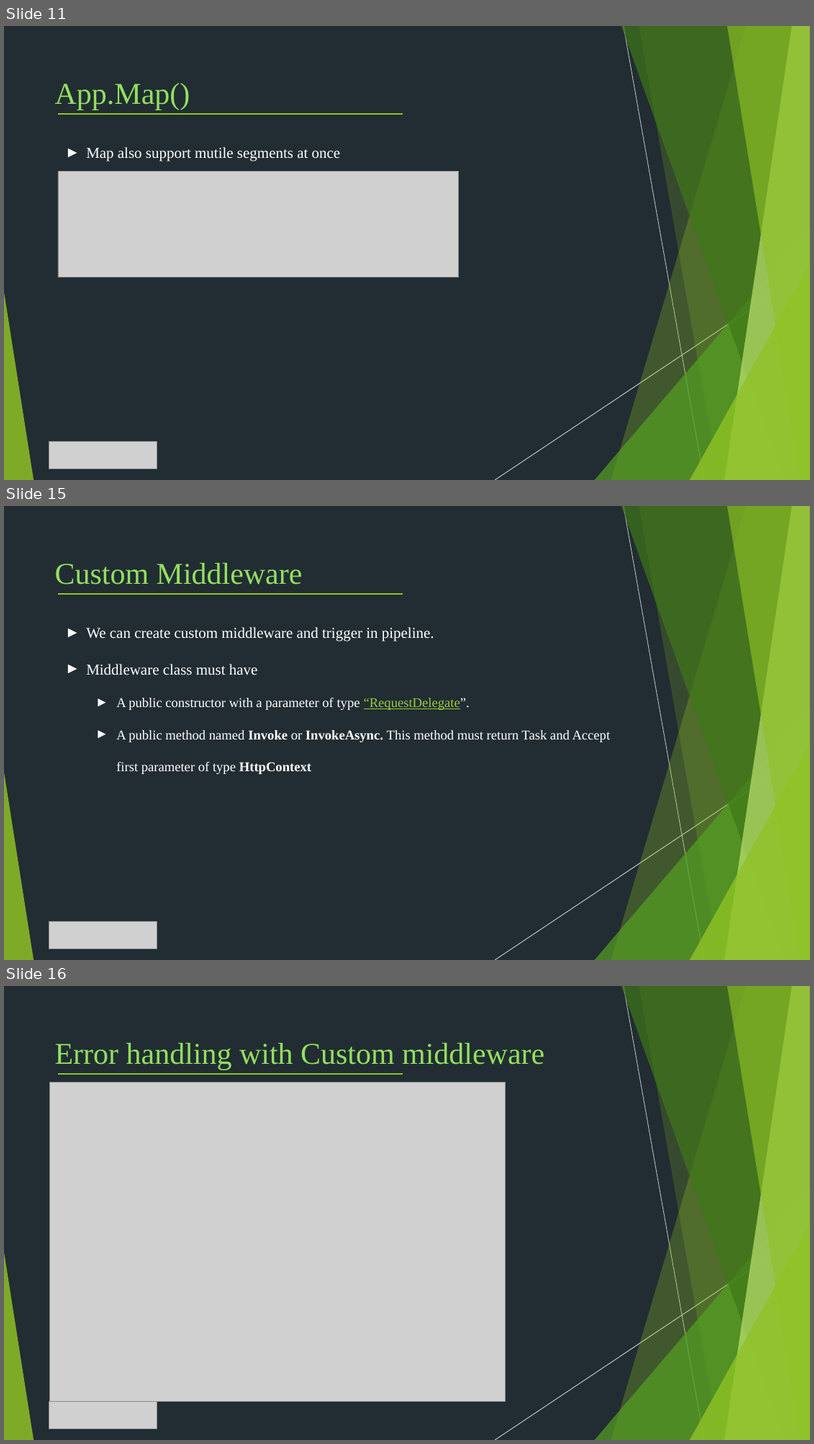
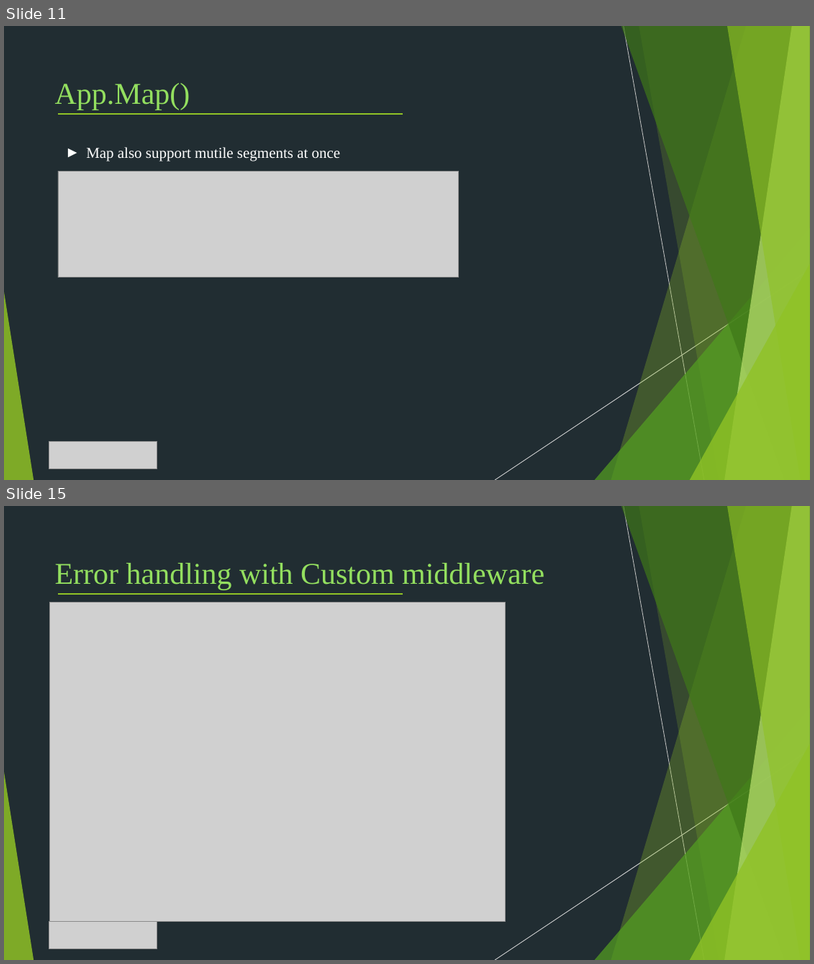
Before and after one commit to Chien-Do/Middleware-Filter, a slide deck: Middleware/Middleware.pptx. Shown one above the other, each under a label of ours: slides 11, 15 and 16 before the commit, slides 11 and 15 after it; the slides between them are not shown. The pictures are 814x1444 and 814x964 pixels, drawn with LibreOffice and Linux fonts; fonts in the diff are those of the drawing; grey boxes stand for pictures. Boxes give left, top, right and bottom in pixels: in the first picture for what was removed or moved away, otherwise in the second. Text is boxed around its words. In the diff, an @@ line names an element or a change of style, - is before the commit and + after.

Commit message:
Update code for middleware

```diff
--- a/Middleware/Middleware.pptx
+++ b/Middleware/Middleware.pptx
@@ slide 15 removed at [4,506,810,960], background #212D32; not listed: 10 template elements that a slide beside it also shows @@
@@ text removed at [55,563,303,584] @@
-Custom Middleware
@@ line removed from (58, 594) to (403, 594) @@
@@ text removed at [86,627,611,774] @@
-► We can create custom middleware and trigger in pipeline.
-► Middleware class must have
-  ► A public constructor with a parameter of type “RequestDelegate”.
-  ► A public method named Invoke or InvokeAsync. This method must return Task and Accept first parameter of type HttpContext
@@ picture removed at [49,921,157,948] @@
@@ what was slide 16 is now slide 15 @@
```
Also in this commit, not shown: 4 slides changed, 3 slides added, 1 other slide removed, 6 other files.
